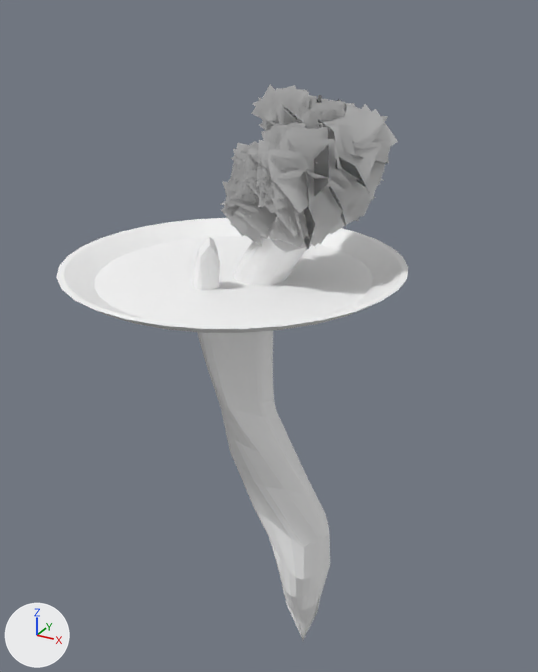
Before and after pictures for a commit that changed the Blender file Expedition/Assets/Blender Files/Shane's Trees/InteractibleTree.blend.
Rendered twice from a camera (50 mm lens) standing at (-36.5, -39.2, 45.4) and looking at (-61.5, 6.2, 22.7). The axes (+X, +Y, +Z) are drawn at lower left. The lights are the same throughout.

The scene before the commit, as lines of its bpy script (objects in view):
```python
me_plane = bpy.data.meshes.new('Plane')
me_plane.from_pydata(...)  # 2198 vertices, 1219 faces; spans x -5.7..9.3, y -8.0..7.3, z -11.7..16.4
# faces by material slot: [306, 231, 682]
me_plane.materials.append(mat_material_001)  # white #e7e7e7
me_plane.materials.append(mat_shugan)  # its picture is missing
me_plane.materials.append(mat_shugan1)  # its picture is missing
ob_leaf_103 = bpy.data.objects.new('leaf.103', me_plane)
ob_leaf_103.location = (-60.42, 3.3, 14.89)
ob_leaf_103.rotation_euler = (0.0234, -0.283, -0.0337)  # degrees (1.3, -16, -1.9)
ob_leaf_103.scale = (1.53, 1.53, 1.53)
```
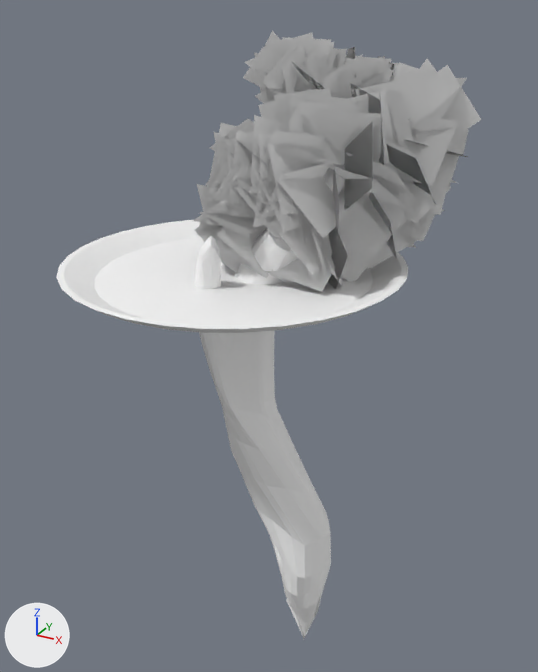
Commit message: Foggy Forest Interactible Trees
added the interactable trees within the foggy forest

Where the change shows, as pixel boxes [x1, y1, x2, y2] in the pictures (538 x 672 px; the box of a moved part takes in the faces that stretch with it):
'leaf.103', reshaped (21% wider, 10% taller): before [56, 84, 408, 640]; after [56, 30, 482, 639]
part 1 of me_plane, moved or reshaped: before [220, 84, 398, 250]; after [193, 30, 482, 292]

Edits to the bpy script that builds the scene:
```text
Change me_plane:
    used by ob_leaf_103; location = (-60.42, 3.3, 14.89); rotation_euler = (0.0234, -0.283, -0.0337), in degrees (1.3, -16, -1.9); scale = (1.53, 1.53, 1.53)
    remove me_plane.from_pydata(...)  # 2198 vertices, 1219 faces; spans x -5.7..9.3, y -8.0..7.3, z -11.7..16.4
    add me_plane.from_pydata(...)  # 2198 vertices, 1219 faces; spans x -5.7..11.8, y -8.0..11.3, z -11.7..18.7
    me_plane part 1: 1224 of the vertices in x 2.1..9.3, y -2.3..5.8, z 9.5..16.4 are scaled about their middle by 1.69, then moved by (0.0, 2.7, -0.1)
```
